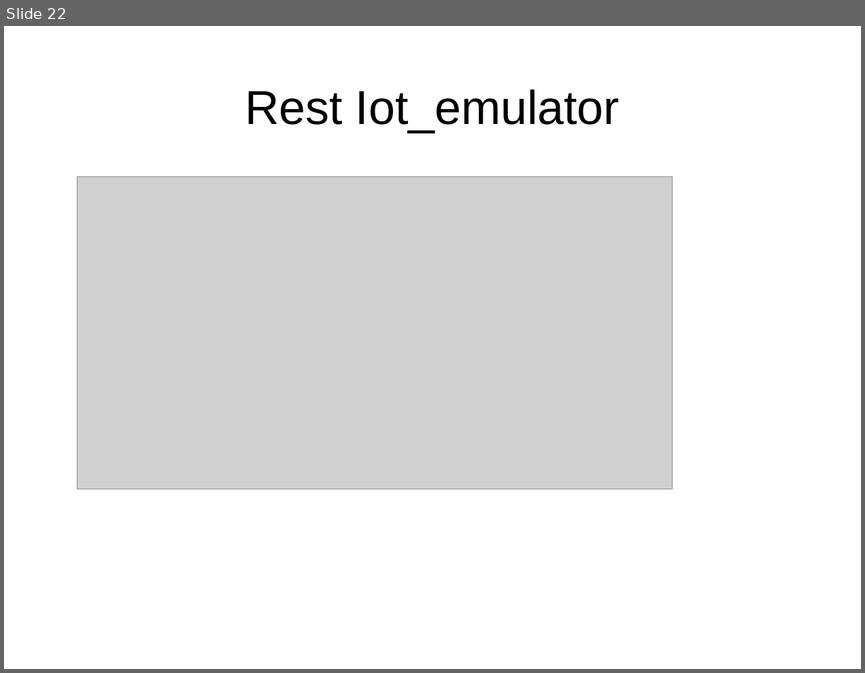
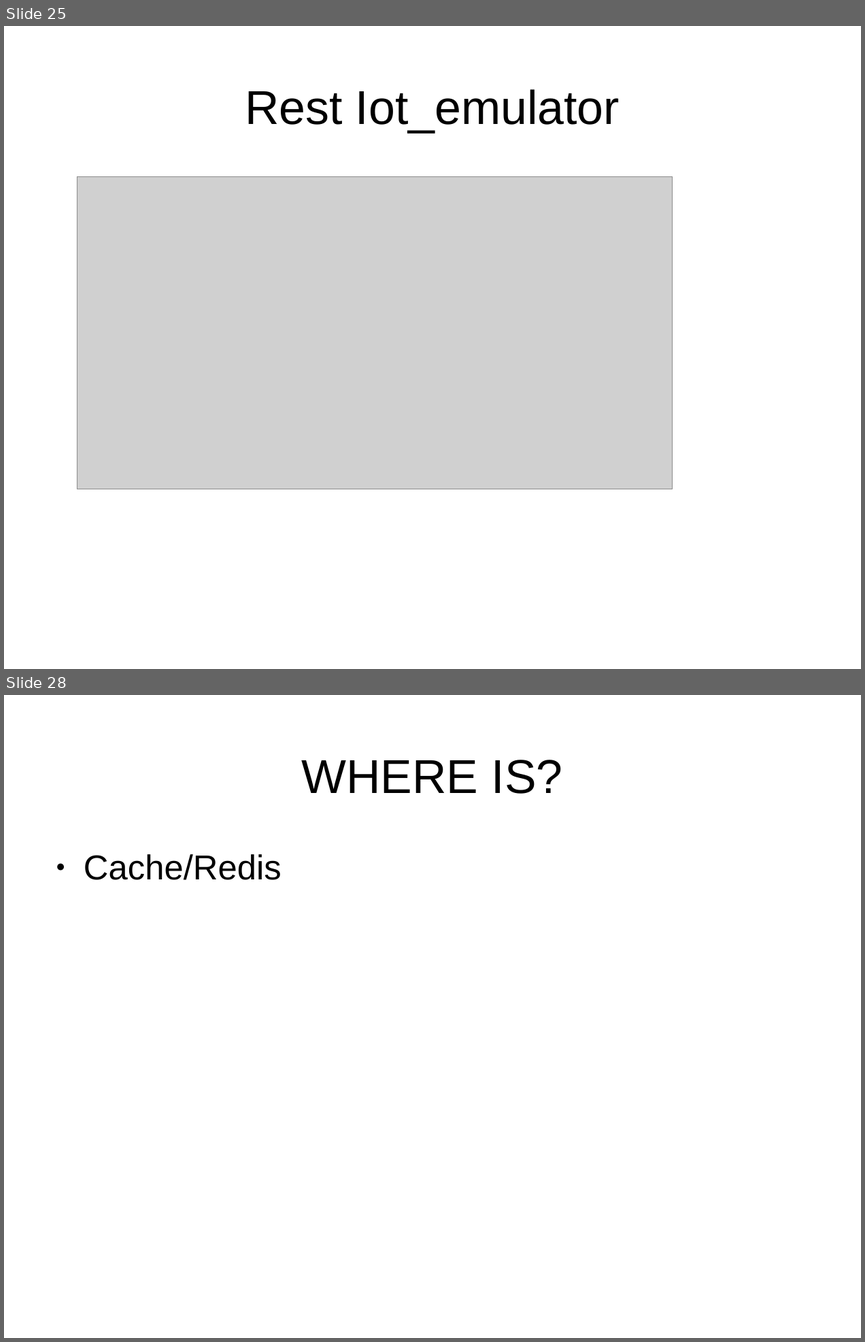
Before and after one commit to danielsalgadop/sac, a slide deck: docs/presentation/social_access_controller.odp. Shown one above the other, each under a label of ours: slide 22 before the commit, slides 25 and 28 after it; the slides between them are not shown. The pictures are 865x673 and 865x1342 pixels, drawn with LibreOffice and Linux fonts; fonts in the diff are those of the drawing; grey boxes stand for pictures. Boxes give left, top, right and bottom in pixels: in the first picture for what was removed or moved away, otherwise in the second. Text is boxed around its words. In the diff, an @@ line names an element or a change of style, - is before the commit and + after.

```diff
--- a/docs/presentation/social_access_controller.odp
+++ b/docs/presentation/social_access_controller.odp
@@ slide 28 added at <box>4,695,861,1338</box>, background #FFFFFF @@
@@ title added at <box>302,760,563,794</box>, 44 pt, text #000000 @@
+WHERE IS?
@@ text added at <box>84,854,281,880</box>, 32 pt, text #000000 @@
+● Cache/Redis
@@ what was slide 22 is now slide 25 @@
```
Also in this commit, not shown: 3 slides changed, 5 other slides added, 1 slide removed, 2 other files.
